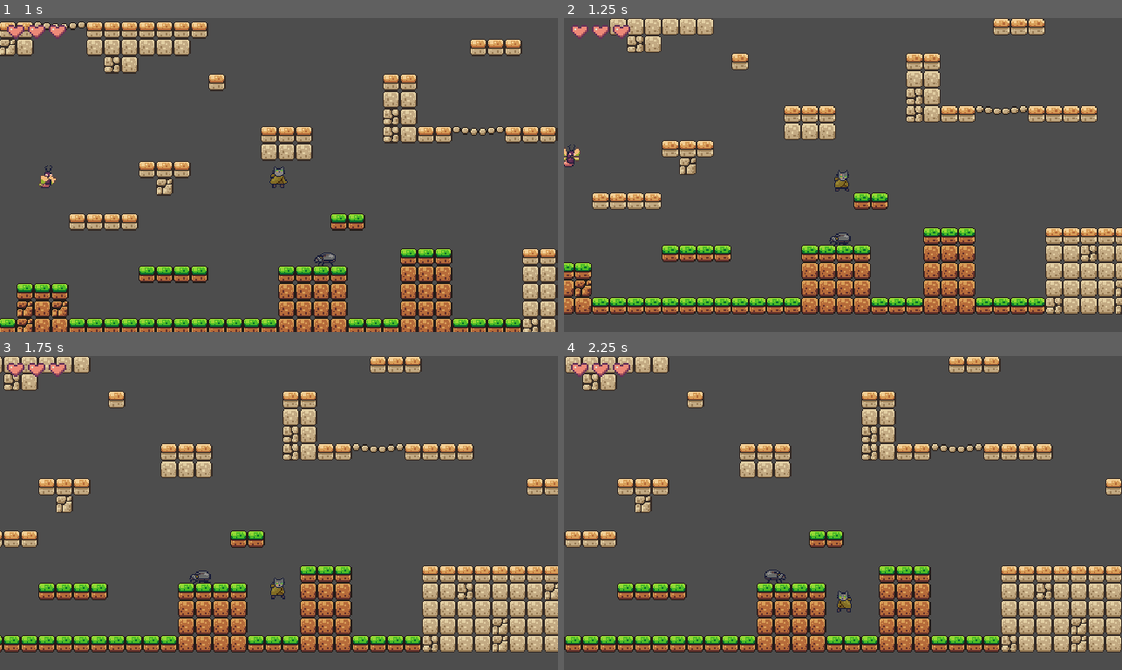
Above: before the commit, frames 1-4 (two rows, left to right).
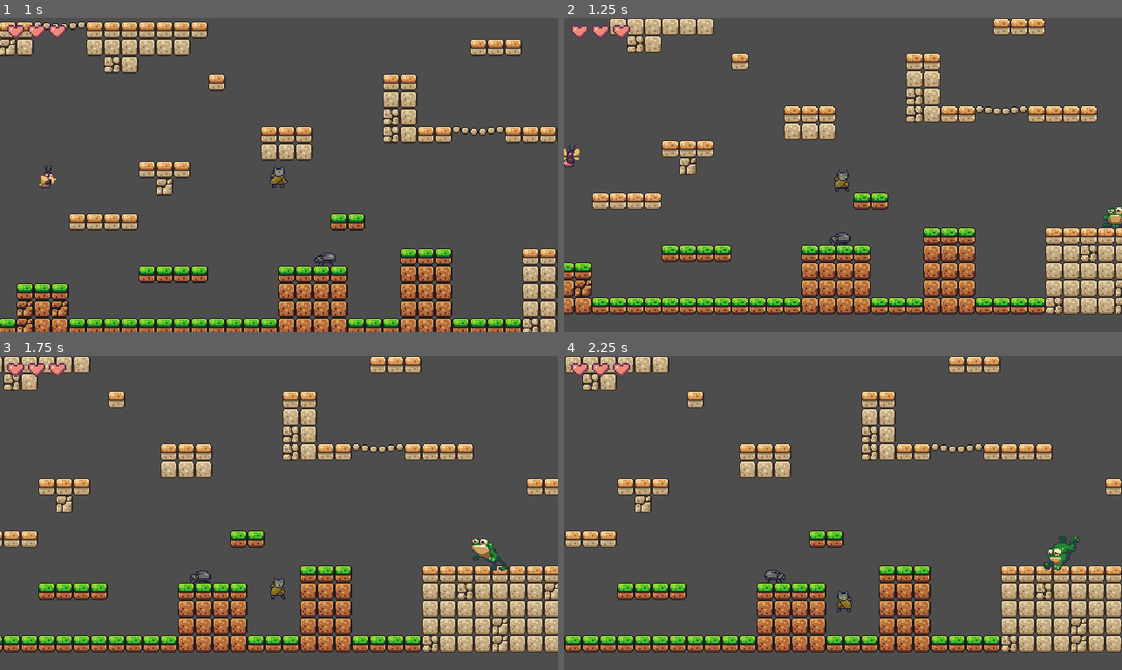
Above: after the commit, the same moments.

Repository: Peter-Bel/game-project-cat
Game: Godot game, scene res://Scenes/ScenesDefault/scene_right.tscn
Two runs of this game, one before a commit and one after it. Both use one fixed random seed, a clock stepped at 60 frames per second and the inputs below.
Inputs:
- Up to frame 1 (1 s): hold D (right) from 0.53 s (still down); hold Space (jump) from 0.53 s (still down)
- Up to frame 2 (1.25 s): keep holding D (right); keep holding Space (jump)
- Up to frame 3 (1.75 s): keep holding D (right); release Space (jump) at 1.28 s; tap J (attack) at 1.35 s; tap Space (jump) at 1.52, 1.55 s
- Up to frame 4 (2.25 s): tap Space (jump) at 1.82 s; release D (right) at 2.03 s; hold A (left) from 2.03 s (still down); hold Space (jump) from 2.03 s (still down)

Frame 1 is identical in both runs. In frame 2, 0.2% of the frame differs, in the area x 96-100%, y 60-67%; in frame 3, 0.3%; in frame 4, 0.4%, in the area x 85-93%, y 57-69%.

Commit message:
Jumping Enemy in progress

Diff:
--- /dev/null
+++ b/catastrophe(draft)/Nodes/Enemies/jumping_enemy.tscn
@@ -0,0 +1,102 @@
+[gd_scene load_steps=14 format=3 uid="uid://b2y66t0yumqsb"]
+
+[ext_resource type="Script" uid="uid://irbktfr5iegp" path="res://jumping_enemy.gd" id="1_hejch"]
+[ext_resource type="Texture2D" uid="uid://cvvauit2qr3mv" path="res://Assets/EnemyAssets/frog-idle.png" id="2_6bb5y"]
+[ext_resource type="Texture2D" uid="uid://bau4lnljegroq" path="res://Assets/EnemyAssets/frog-jump.png" id="3_tye65"]
+
+[sub_resource type="AtlasTexture" id="AtlasTexture_4p5g8"]
+atlas = ExtResource("2_6bb5y")
+region = Rect2(0, 0, 35, 32)
+
+[sub_resource type="AtlasTexture" id="AtlasTexture_y8a2i"]
+atlas = ExtResource("2_6bb5y")
+region = Rect2(35, 0, 35, 32)
+
+[sub_resource type="AtlasTexture" id="AtlasTexture_ivsjq"]
+atlas = ExtResource("2_6bb5y")
+region = Rect2(70, 0, 35, 32)
+
+[sub_resource type="AtlasTexture" id="AtlasTexture_dqt13"]
+atlas = ExtResource("2_6bb5y")
+region = Rect2(105, 0, 35, 32)
+
+[sub_resource type="AtlasTexture" id="AtlasTexture_qtrnh"]
+atlas = ExtResource("3_tye65")
+region = Rect2(0, 0, 35, 32)
+
+[sub_resource type="AtlasTexture" id="AtlasTexture_mlgju"]
+atlas = ExtResource("3_tye65")
+region = Rect2(35, 0, 35, 32)
+
+[sub_resource type="AtlasTexture" id="AtlasTexture_k06hq"]
+atlas = ExtResource("3_tye65")
+region = Rect2(70, 0, 35, 32)
+
+[sub_resource type="SpriteFrames" id="SpriteFrames_lrk2r"]
+animations = [{
+"frames": [{
+"duration": 1.0,
+"texture": SubResource("AtlasTexture_4p5g8")
+}, {
+"duration": 1.0,
+"texture": SubResource("AtlasTexture_y8a2i")
+}, {
+"duration": 1.0,
+"texture": SubResource("AtlasTexture_ivsjq")
+}, {
+"duration": 1.0,
+"texture": SubResource("AtlasTexture_dqt13")
+}],
+"loop": true,
+"name": &"idle",
+"speed": 5.0
+}, {
+"frames": [{
+"duration": 1.0,
+"texture": SubResource("AtlasTexture_qtrnh")
+}, {
+"duration": 1.0,
+"texture": SubResource("AtlasTexture_mlgju")
+}, {
+"duration": 1.0,
+"texture": SubResource("AtlasTexture_k06hq")
+}],
+"loop": true,
+"name": &"jump",
+"speed": 2.5
+}]
+
+[sub_resource type="CircleShape2D" id="CircleShape2D_b4wc1"]
+radius = 9.0
+
+[sub_resource type="RectangleShape2D" id="RectangleShape2D_hejch"]
+size = Vector2(272, 20)
+
+[node name="jumping_enemy" type="CharacterBody2D"]
+script = ExtResource("1_hejch")
+
+[node name="AnimatedSprite2D" type="AnimatedSprite2D" parent="."]
+sprite_frames = SubResource("SpriteFrames_lrk2r")
+animation = &"idle"
+autoplay = "idle"
+
+[node name="CollisionShape2D" type="CollisionShape2D" parent="."]
+position = Vector2(0, 2)
+shape = SubResource("CircleShape2D_b4wc1")
+
+[node name="Timer" type="Timer" parent="."]
+autostart = true
+
+[node name="Area2D" type="Area2D" parent="."]
+
+[node name="CollisionShape2D" type="CollisionShape2D" parent="Area2D"]
+position = Vector2(1, 2)
+shape = SubResource("RectangleShape2D_hejch")
+debug_color = Color(0.881636, 0.304511, 0.380348, 0.42)
+
+[node name="JumpCycleTimer" type="Timer" parent="."]
+
+[connection signal="timeout" from="Timer" to="." method="_on_timer_timeout"]
+[connection signal="body_entered" from="Area2D" to="." method="_on_area_2d_body_entered"]
+[connection signal="body_exited" from="Area2D" to="." method="_on_area_2d_body_exited"]
+[connection signal="timeout" from="JumpCycleTimer" to="." method="_on_jump_cycle_timer_timeout"]
--- a/catastrophe(draft)/Scenes/ScenesDefault/default.tscn
+++ b/catastrophe(draft)/Scenes/ScenesDefault/default.tscn
@@ -7,6 +7,7 @@
 [ext_resource type="PackedScene" uid="uid://co111w4esd0op" path="res://Nodes/scene_collision.tscn" id="5_e6r0x"]
 [ext_resource type="PackedScene" uid="uid://caersxadafrrv" path="res://Assets/PlayerAssets/heart_container.tscn" id="6_bfx3a"]
 [ext_resource type="PackedScene" uid="uid://db3ey5xotuejn" path="res://Nodes/Enemies/enemy_1.tscn" id="7_flwdu"]
+[ext_resource type="PackedScene" uid="uid://b2y66t0yumqsb" path="res://Nodes/Enemies/jumping_enemy.tscn" id="8_n1gpp"]
 
 [sub_resource type="TileSetAtlasSource" id="TileSetAtlasSource_xe0gy"]
 texture = ExtResource("3_hj5t5")
@@ -220,6 +221,9 @@
 [node name="Enemy1" parent="." instance=ExtResource("7_flwdu")]
 position = Vector2(-142, -11)
 
+[node name="jumping_enemy" parent="." instance=ExtResource("8_n1gpp")]
+position = Vector2(-116, 102)
+
 [editable path="Player/Camera"]
 [editable path="Doors/Door_L"]
 [editable path="Doors/Door_R"]
--- a/catastrophe(draft)/Scenes/ScenesDefault/scene_right.tscn
+++ b/catastrophe(draft)/Scenes/ScenesDefault/scene_right.tscn
@@ -8,6 +8,7 @@
 [ext_resource type="PackedScene" uid="uid://db3ey5xotuejn" path="res://Nodes/Enemies/enemy_1.tscn" id="6_icrpp"]
 [ext_resource type="PackedScene" uid="uid://bfvigi3qdefpo" path="res://Nodes/Enemies/flying_enemy.tscn" id="7_78fb5"]
 [ext_resource type="PackedScene" uid="uid://caersxadafrrv" path="res://Assets/PlayerAssets/heart_container.tscn" id="7_581nq"]
+[ext_resource type="PackedScene" uid="uid://b2y66t0yumqsb" path="res://Nodes/Enemies/jumping_enemy.tscn" id="8_3oemo"]
 
 [sub_resource type="TileSetAtlasSource" id="TileSetAtlasSource_yw86p"]
 texture = ExtResource("3_icrpp")
@@ -217,6 +218,9 @@
 [node name="FlyingEnemy" parent="Enemies" instance=ExtResource("7_78fb5")]
 position = Vector2(107, 122)
 
+[node name="jumping_enemy" parent="Enemies" instance=ExtResource("8_3oemo")]
+position = Vector2(623, 179)
+
 [node name="CanvasLayer" type="CanvasLayer" parent="."]
 
 [node name="heartContainer" parent="CanvasLayer" instance=ExtResource("7_581nq")]
--- /dev/null
+++ b/catastrophe(draft)/jumping_enemy.gd
@@ -0,0 +1,128 @@
+extends CharacterBody2D
+
+class_name JumpingEnemy
+
+const speed = 10
+var is_enemy_chase: bool = true
+var is_charging_jump: bool = false
+var is_jump_cycle_active: bool = false
+var charge_timer = 0.0
+const CHARGE_TIME = 0.73
+
+var dead: bool = false
+
+var dir: Vector2
+const gravity = 750
+var is_roaming: bool = true
+
+var player: CharacterBody2D
+var player_in_area = false
+
+func _ready():
+	$JumpCycleTimer.stop()
+
+func _process(delta):
+	if !is_on_floor():
+		velocity.y += gravity * delta
+		velocity.x = 0
+
+	player = GameManager.playerBody
+
+	if is_charging_jump:
+		charge_timer -= delta
+		if charge_timer <= 0:
+			start_jump()
+		return
+
+	move(delta)
+	handle_animation()
+	move_and_slide()
+
+func move(delta):
+	if !dead:
+		if !is_enemy_chase:
+			velocity += dir * speed * delta
+		elif is_enemy_chase:
+			#var dir_to_player = position.direction_to(player.position) * speed
+			#velocity.x = dir_to_player.x
+			#dir.x = abs(velocity.x) / velocity.x
+			var dir_to_player = position.direction_to(player.position)
+			velocity.x = dir_to_player.x * speed
+			dir.x = sign(velocity.x)
+		is_roaming = true
+	elif dead:
+		velocity.x = 0
+
+func handle_animation():
+	var anim_sprite = $AnimatedSprite2D
+	if is_charging_jump:
+		anim_sprite.play("idle")
+		anim_sprite.speed_scale = 2.0
+	elif !dead: # and !taking_damage and !is_dealing_damage:
+		anim_sprite.play("jump")
+		if dir.x == -1:
+			anim_sprite.flip_h = false
+		elif dir.x == 1:
+			anim_sprite.flip_h = true
+	elif dead and is_roaming:
+		is_roaming = false
+
+func _on_timer_timeout():
+	$Timer.wait_time = choose([0.5, 1.0, 1.5]) # randomize the movement of jumping enemy
+	if !is_enemy_chase:
+		dir = choose([Vector2.RIGHT, Vector2.LEFT])
+		velocity.x = 0
+
+func choose(array):
+	array.shuffle()
+	return array.front()
+
+
+func start_jump():
+	is_charging_jump = false
+	var dir_to_player = position.direction_to(player.position) * speed
+	velocity.y = -400
+	velocity.x = dir_to_player.x * 800
+	$AnimatedSprite2D.play("jump")
+
+
+func _on_area_2d_body_entered(body):
+	if body is Player:
+		print("entered")
+		is_enemy_chase = true
+		player = body
+		player_in_area = true
+		start_jump_now()
+		start_jump_cycle()
+
+
+func _on_area_2d_body_exited(body):
+	if body is Player:
+		print("exited")
+		is_enemy_chase = false
+		player_in_area = false
+		stop_jump_cycle()
+
+func start_jump_now():
+	if is_on_floor():
+		is_charging_jump = true
+		charge_timer = CHARGE_TIME
+		$AnimatedSprite2D.play("idle")
+		$AnimatedSprite2D.speed_scale = 2.0
+
+func start_jump_cycle():
+	if !is_jump_cycle_active:
+		is_jump_cycle_active = true
+		$JumpCycleTimer.start()
+
+func stop_jump_cycle():
+	is_jump_cycle_active = false
+	$JumpCycleTimer.stop()
+	is_charging_jump = false
+
+func _on_jump_cycle_timer_timeout():
+	if player_in_area and is_on_floor():
+		is_charging_jump = true
+		charge_timer = CHARGE_TIME
+		$AnimatedSprite2D.play("idle")
+		$AnimatedSprite2D.speed_scale = 2.0
Binary file added: catastrophe(draft)/Assets/EnemyAssets/frog-idle.png
Not shown, added: catastrophe(draft)/Assets/EnemyAssets/frog-idle.png.import
Binary file added: catastrophe(draft)/Assets/EnemyAssets/frog-jump.png
Not shown, added: catastrophe(draft)/Assets/EnemyAssets/frog-jump.png.import
Not shown: 1 places in catastrophe(draft)/Scenes/ScenesDefault/default.tscn that only renumber resources
Not shown: 1 places in catastrophe(draft)/Scenes/ScenesDefault/scene_right.tscn that only renumber resources
Not shown, added: catastrophe(draft)/jumping_enemy.gd.uid
